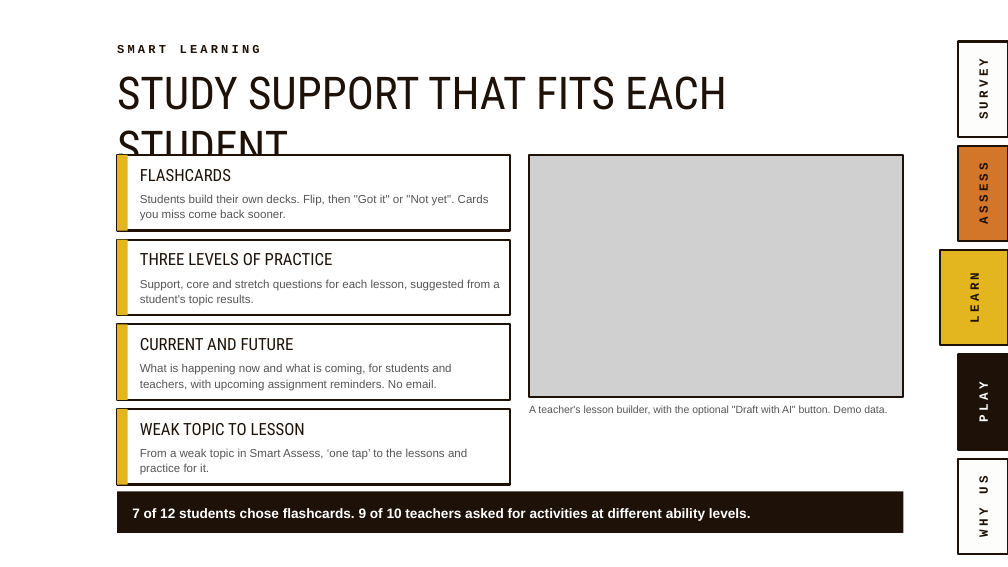
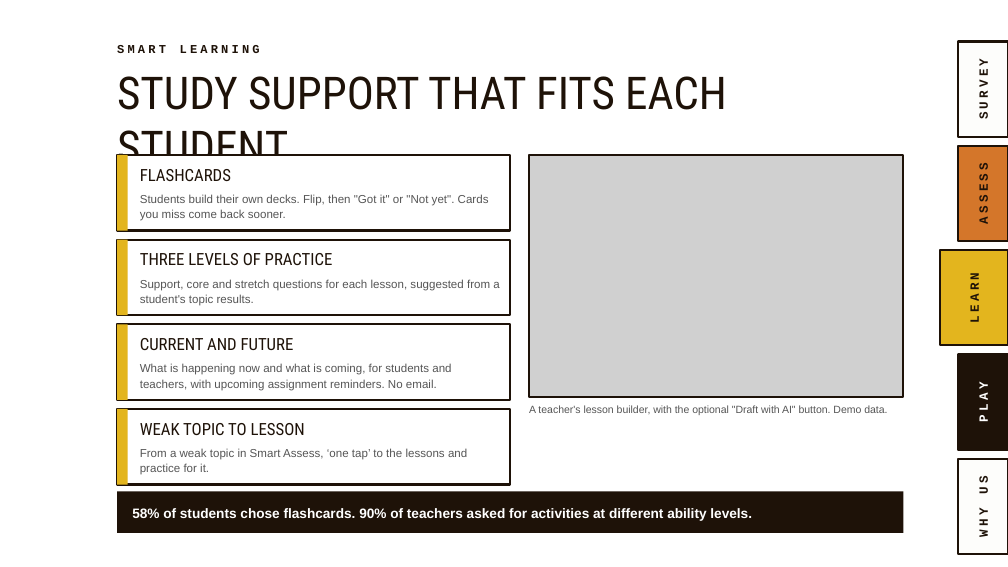
Before and after one commit to MrStevenGordon/exam-platform, a slide deck: slide 16 of marketing/presentation/Smart-Assess-Ja-Manchester-Presentation-v2.pptx. Drawn at 1008x567 pixels with LibreOffice and Linux fonts; fonts in the diff are those of the drawing; grey boxes stand for pictures; background and template pictures are left out. Boxes give left, top, right and bottom in pixels: in the first picture for what was removed or moved away, otherwise in the second. Text is boxed around its words. In the diff, an @@ line names an element or a change of style, - is before the commit and + after.

```diff
--- a/marketing/presentation/Smart-Assess-Ja-Manchester-Presentation-v2.pptx
+++ b/marketing/presentation/Smart-Assess-Ja-Manchester-Presentation-v2.pptx
@@ text at bbox=[132, 508, 752, 521]: text changed @@
-7 of 12 students chose flashcards. 9 of 10 teachers asked for activities at different ability levels.
+58% of students chose flashcards. 90% of teachers asked for activities at different ability levels.
```
Also in this commit, not shown: 9 other slides changed, 3 other files.
